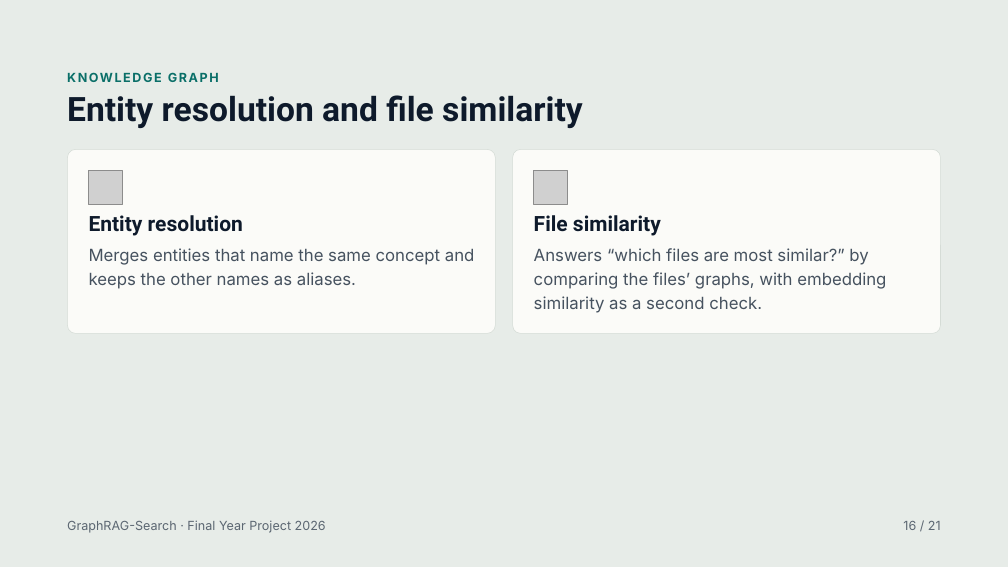
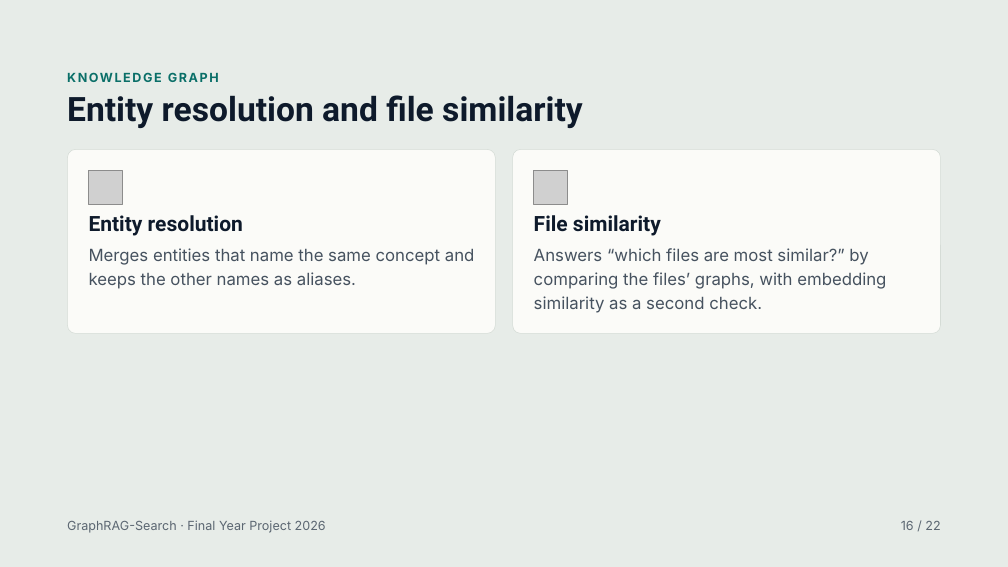
Before and after one commit to williamfaraday123/GraphRAG-Search, a slide deck: slide 16 of GraphRAG-Search Reimagining PageRank for Generative Information Retrieval (1).pptx. Drawn at 1008x567 pixels with LibreOffice and Linux fonts; fonts in the diff are those of the drawing; grey boxes stand for pictures. Boxes give left, top, right and bottom in pixels: in the first picture for what was removed or moved away, otherwise in the second. Text is boxed around its words. In the diff, an @@ line names an element or a change of style, - is before the commit and + after.

```diff
--- a/GraphRAG-Search Reimagining PageRank for Generative Information Retrieval (1).pptx
+++ b/GraphRAG-Search Reimagining PageRank for Generative Information Retrieval (1).pptx
@@ text at [901, 521, 940, 530]: text changed @@
-16 / 21
+16 / 22
```
Also in this commit, not shown: 18 other slides changed, 1 slide added, 8 other files.
